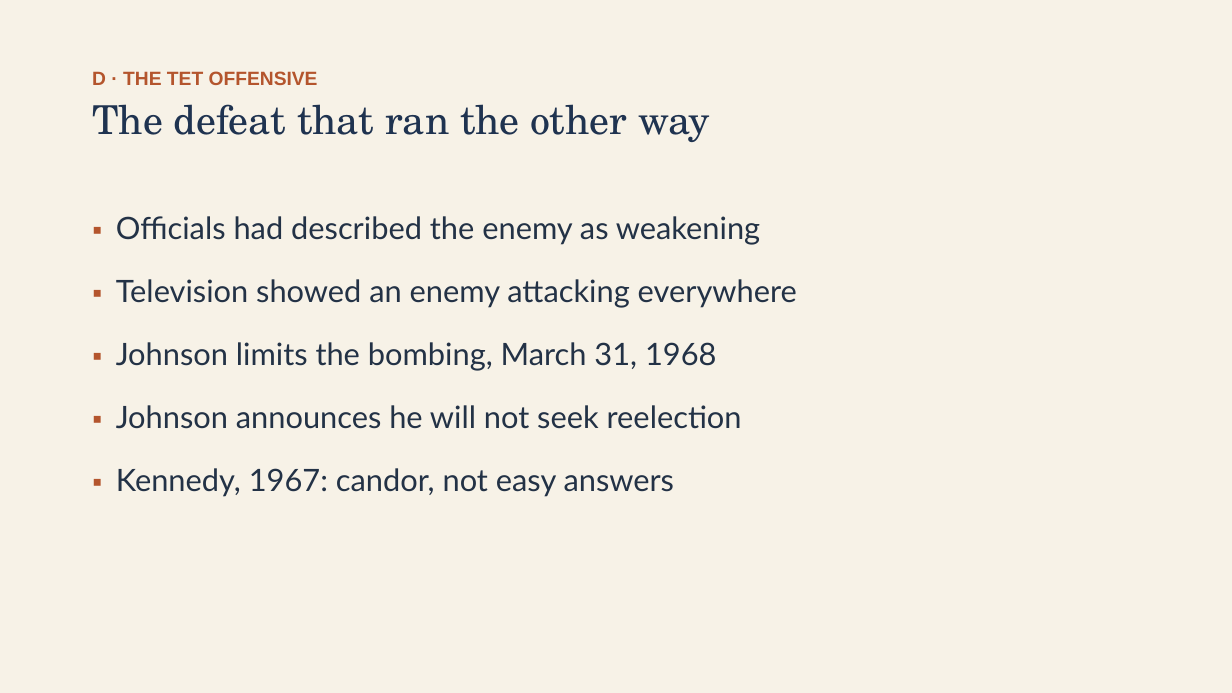
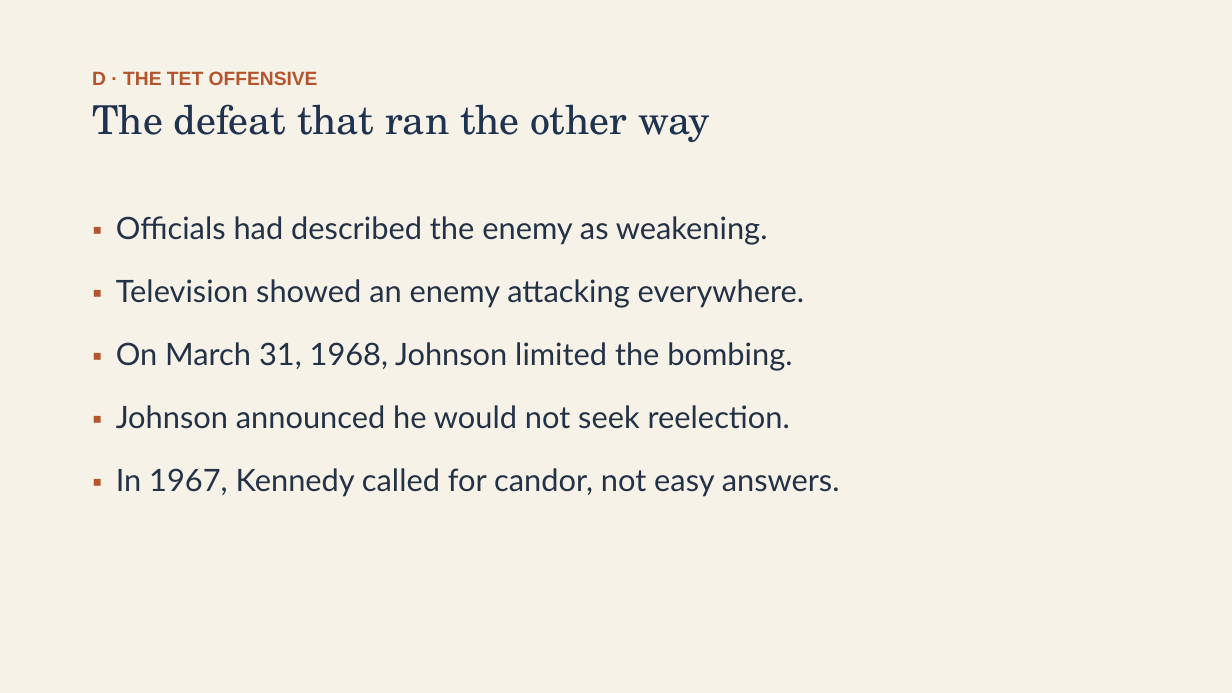
Before and after one commit to ab17gthb/humanities-curriculum-group, a slide deck: slide 15 of cold-war/lesson-06/lesson-06-slides.pptx. Drawn at 1232x693 pixels with LibreOffice and Linux fonts; fonts in the diff are those of the drawing. Boxes give left, top, right and bottom in pixels: in the first picture for what was removed or moved away, otherwise in the second. Text is boxed around its words. In the diff, an @@ line names an element or a change of style, - is before the commit and + after.

```diff
--- a/cold-war/lesson-06/lesson-06-slides.pptx
+++ b/cold-war/lesson-06/lesson-06-slides.pptx
@@ text at (116,216,840,497): text changed @@
-▪ Officials had described the enemy as weakening
-▪ Television showed an enemy attacking everywhere
-▪ Johnson limits the bombing, March 31, 1968
-▪ Johnson announces he will not seek reelection
-▪ Kennedy, 1967: candor, not easy answers
+▪ Officials had described the enemy as weakening.
+▪ Television showed an enemy attacking everywhere.
+▪ On March 31, 1968, Johnson limited the bombing.
+▪ Johnson announced he would not seek reelection.
+▪ In 1967, Kennedy called for candor, not easy answers.
```
Also in this commit, not shown: 12 other slides changed, 6 other files.
